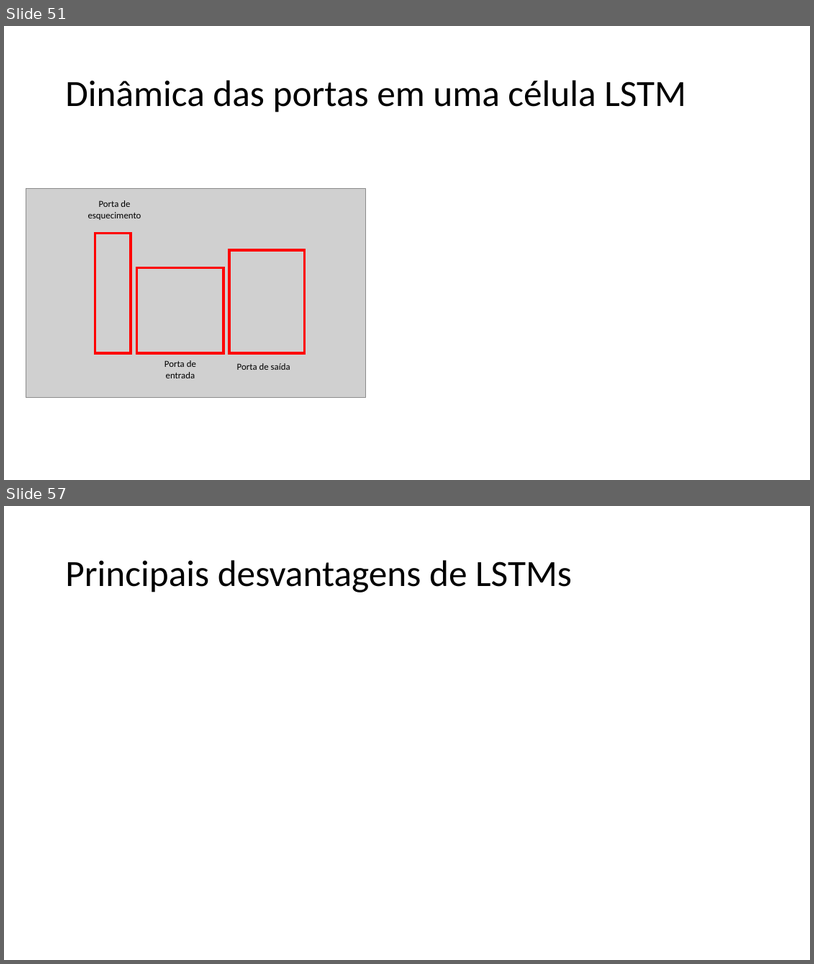
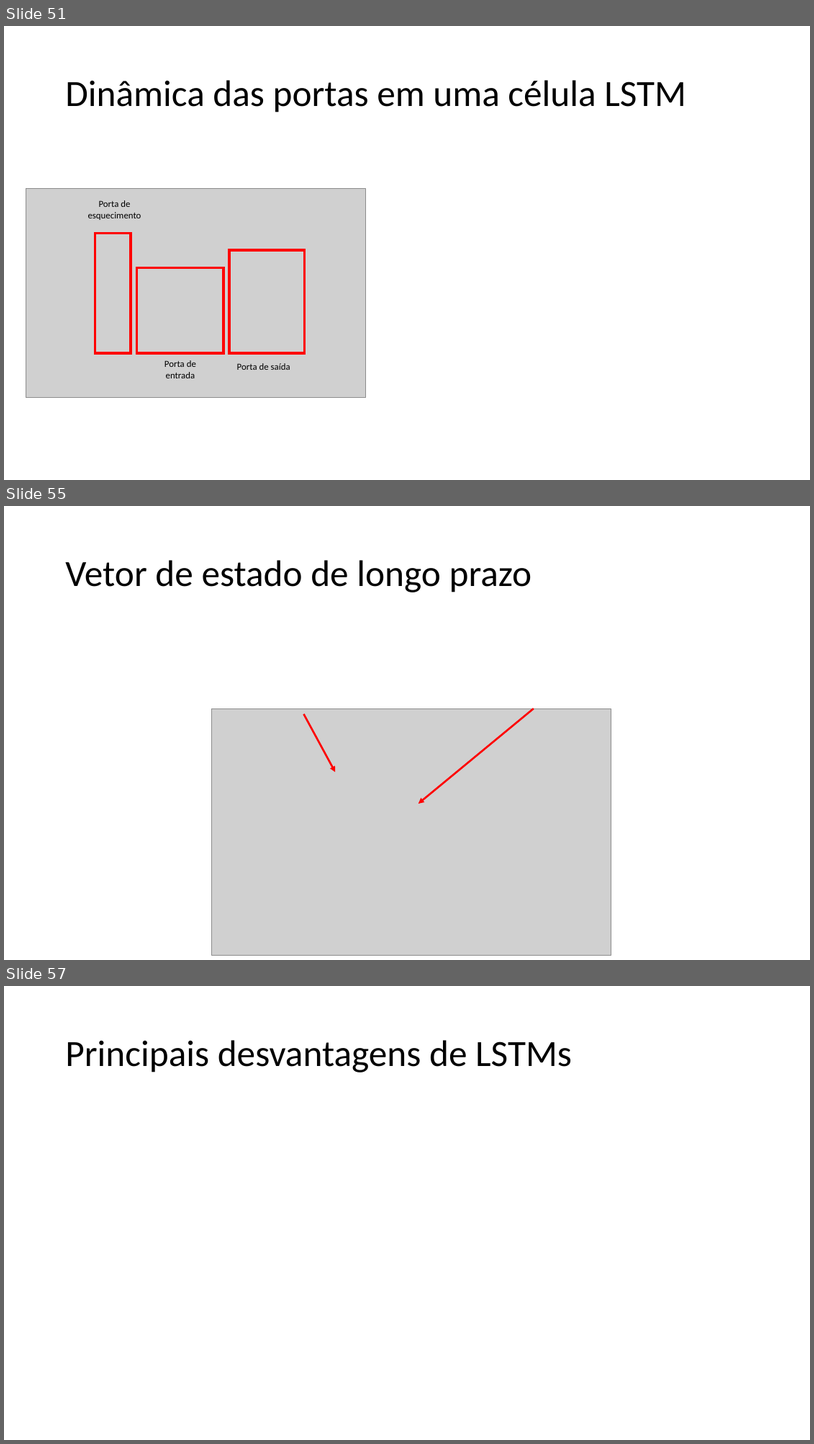
Before and after one commit to zz4fap/c24_inteligencia_artificial, a slide deck: slides/C24_RNN.pptx. Shown one above the other, each under a label of ours: slides 51 and 57 before the commit, slides 51, 55 and 57 after it; the slides between them are not shown. The pictures are 814x964 and 814x1444 pixels, drawn with LibreOffice and Linux fonts; fonts in the diff are those of the drawing; grey boxes stand for pictures. Boxes give left, top, right and bottom in pixels: in the first picture for what was removed or moved away, otherwise in the second. Text is boxed around its words. In the diff, an @@ line names an element or a change of style, - is before the commit and + after.

```diff
--- a/slides/C24_RNN.pptx
+++ b/slides/C24_RNN.pptx
@@ slide 55 added at [4,506,810,960], background #FFFFFF @@
@@ title added at [65,560,532,592], 44 pt, text #000000 @@
+Vetor de estado de longo prazo
@@ picture added at [212,708,612,955] @@
@@ arrow added from (304, 714) to (335, 772), #FF0000 2.25 pt @@
@@ arrow added from (534, 708) to (419, 803), #FF0000 2.25 pt @@
```
Also in this commit, not shown: 13 slides changed, 4 other slides added, 3 slides removed, 2 other files.
